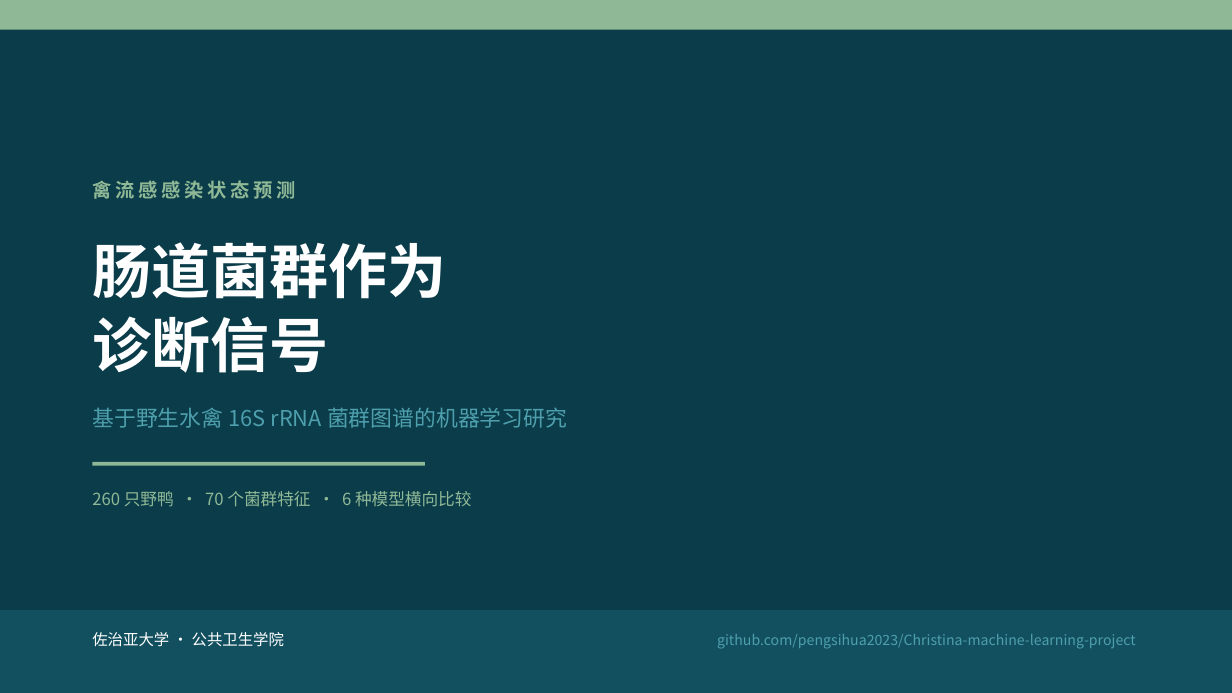
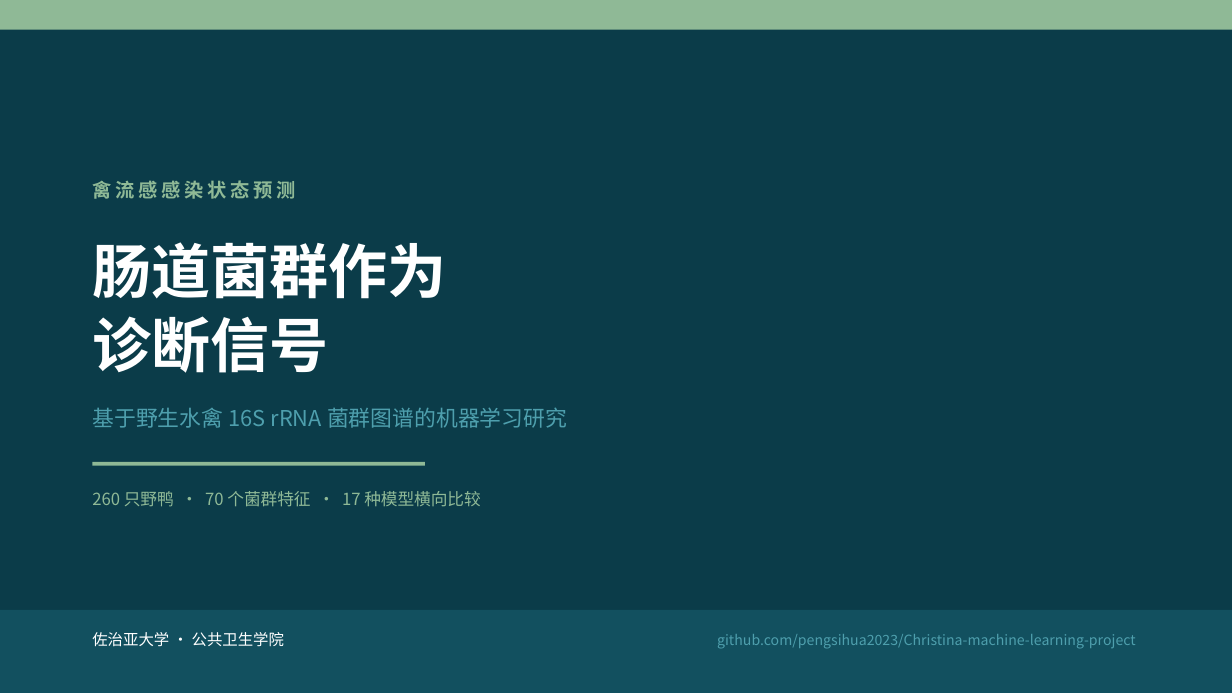
Before and after one commit to pengsihua2023/Christina-machine-learning-project, a slide deck: slide 1 of slides/Influenza_Microbiome_ML_Overview_ZH.pptx. Drawn at 1232x693 pixels with LibreOffice and Linux fonts; fonts in the diff are those of the drawing. Boxes give left, top, right and bottom in pixels: in the first picture for what was removed or moved away, otherwise in the second. Text is boxed around its words. In the diff, an @@ line names an element or a change of style, - is before the commit and + after.

```diff
--- a/slides/Influenza_Microbiome_ML_Overview_ZH.pptx
+++ b/slides/Influenza_Microbiome_ML_Overview_ZH.pptx
@@ text at (x1=92, y1=491, x2=481, y2=507): text changed @@
-260 只野鸭 · 70 个菌群特征 · 6 种模型横向比较
+260 只野鸭 · 70 个菌群特征 · 17 种模型横向比较
```
Also in this commit, not shown: 1 other slide changed, 3 other files.
